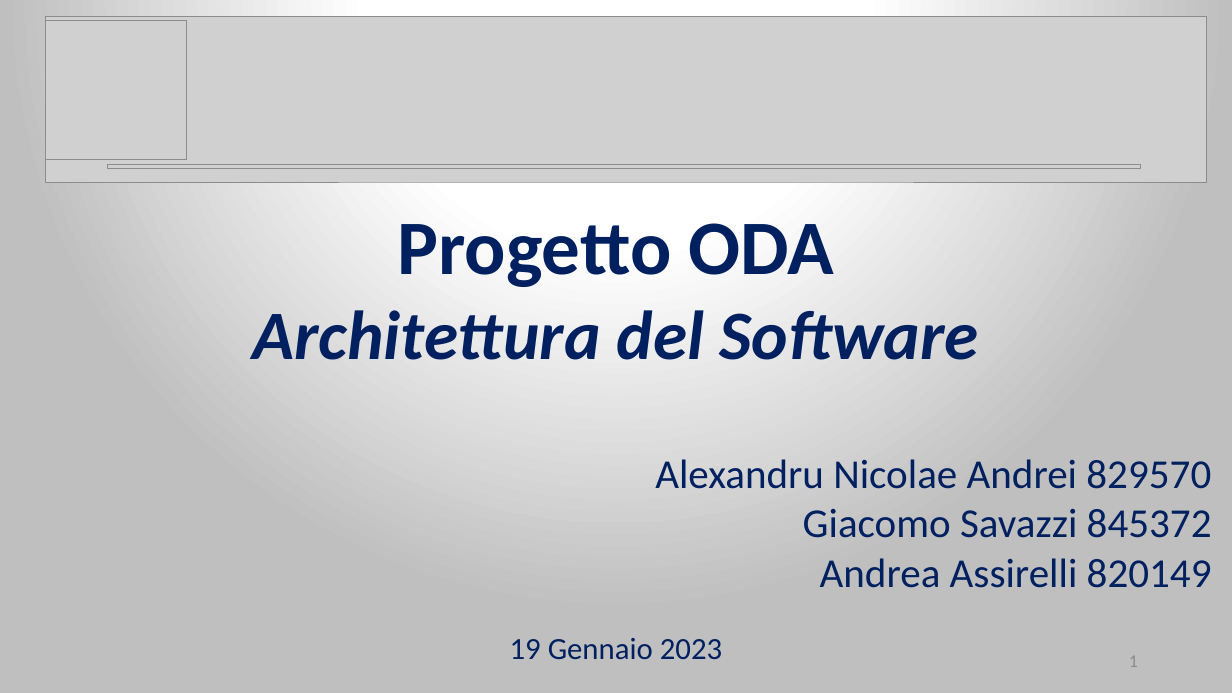
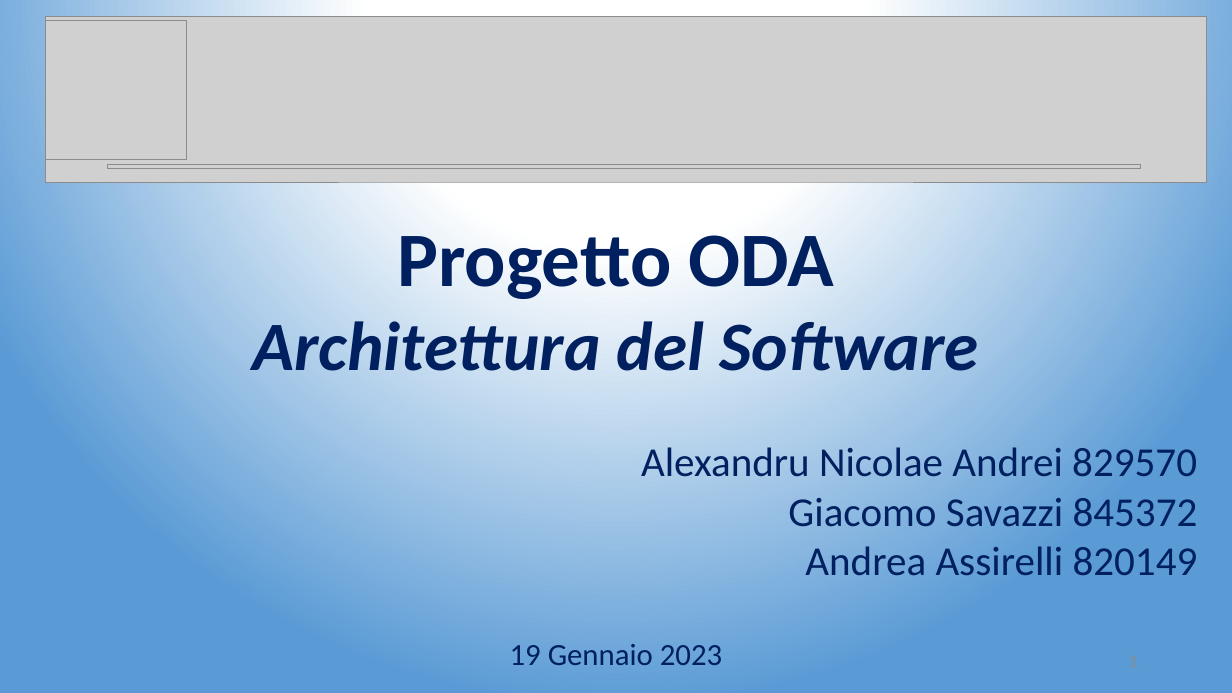
Before and after one commit to Wonderjack996/unimib-software-architecture, a slide deck: slide 1 of Progetto/Presentazione.pptx. Drawn at 1232x693 pixels with LibreOffice and Linux fonts; fonts in the diff are those of the drawing; grey boxes stand for pictures. Boxes give left, top, right and bottom in pixels: in the first picture for what was removed or moved away, otherwise in the second. Text is boxed around its words. In the diff, an @@ line names an element or a change of style, - is before the commit and + after.

```diff
--- a/Progetto/Presentazione.pptx
+++ b/Progetto/Presentazione.pptx
@@ background gradient #FFFFFF to #BFBFBF to gradient #FFFFFF to #5B9BD5 @@
@@ text "Progetto ODA": place and size @@
-text "Progetto ODA" at (253, 223, 979, 360)
+text "Progetto ODA" at (253, 235, 979, 371)
@@ text "Alexandru Nicolae Andrei 829570 Giacomo ...": place and size @@
-text "Alexandru Nicolae Andrei 829570 Giacomo ..." at (655, 459, 1212, 588)
+text "Alexandru Nicolae Andrei 829570 Giacomo ..." at (641, 447, 1198, 576)
@@ text "19 Gennaio 2023": place and size @@
-text "19 Gennaio 2023" at (510, 638, 722, 659)
+text "19 Gennaio 2023" at (510, 644, 722, 665)
@@ page number removed at (1129, 656, 1138, 667) @@
-1
```
Also in this commit, not shown: 57 other slides changed, 1 other file.
